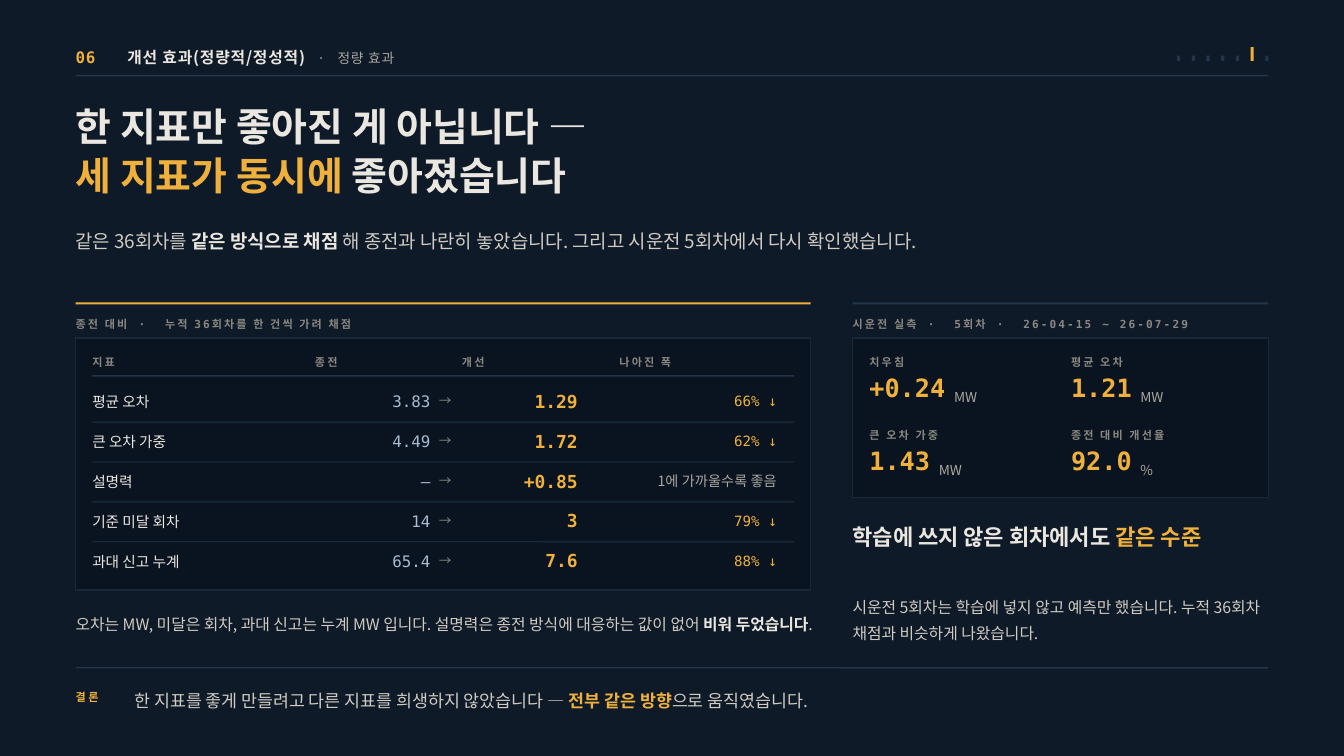
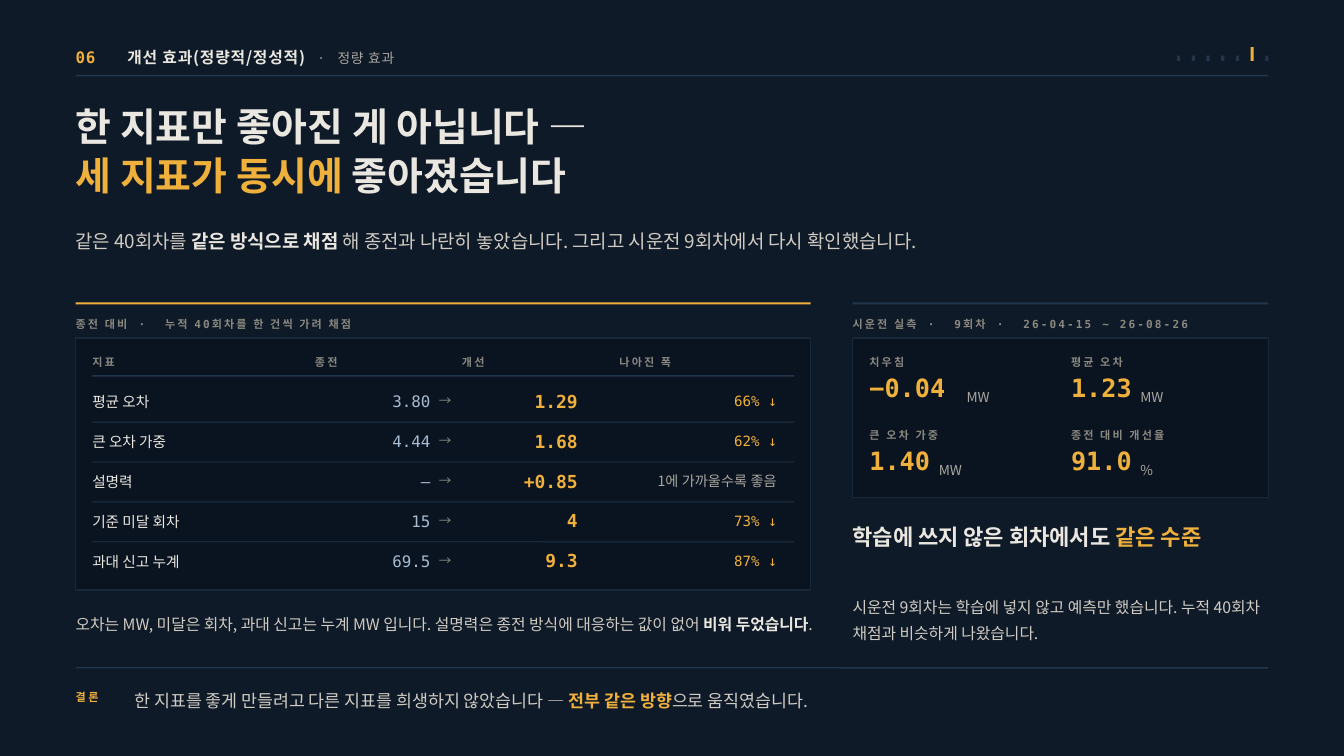
Before and after one commit to jooh-ai/Narae-AI, a slide deck: slide 14 of docs/ppt/위례_공급가능용량_최종발표.pptx. Drawn at 1344x756 pixels with LibreOffice and Linux fonts; fonts in the diff are those of the drawing. Boxes give left, top, right and bottom in pixels: in the first picture for what was removed or moved away, otherwise in the second. Text is boxed around its words. In the diff, an @@ line names an element or a change of style, - is before the commit and + after.

```diff
--- a/docs/ppt/위례_공급가능용량_최종발표.pptx
+++ b/docs/ppt/위례_공급가능용량_최종발표.pptx
@@ text at (76, 232, 916, 250): text changed @@
-같은 36회차를 같은 방식으로 채점 해 종전과 나란히 놓았습니다. 그리고 시운전 5회차에서 다시 확인했습니다.
+같은 40회차를 같은 방식으로 채점 해 종전과 나란히 놓았습니다. 그리고 시운전 9회차에서 다시 확인했습니다.
@@ text at (76, 319, 351, 329): text changed @@
-종전 대비 · 누적 36회차를 한 건씩 가려 채점
+종전 대비 · 누적 40회차를 한 건씩 가려 채점
@@ text at (853, 319, 1188, 329): text changed @@
-시운전 실측 · 5회차 · 26-04-15 ~ 26-07-29
+시운전 실측 · 9회차 · 26-04-15 ~ 26-08-26
@@ text at (869, 378, 945, 398): text changed @@
-+0.24
+−0.04
@@ text "MW": place and size @@
-text "MW" at (954, 392, 977, 402)
+text "MW" at (967, 392, 990, 402)
@@ text at (1071, 378, 1132, 398): text changed @@
-1.21
+1.23
@@ text at (392, 395, 430, 407): text changed @@
-3.83
+3.80
@@ text at (392, 435, 430, 447): text changed @@
-4.49
+4.44
@@ text at (535, 434, 578, 449): text changed @@
-1.72
+1.68
@@ text at (869, 451, 930, 471): text changed @@
-1.43
+1.40
@@ text at (1071, 451, 1132, 471): text changed @@
-92.0
+91.0
@@ text at (411, 515, 430, 527): text changed @@
-14
+15
@@ text at (567, 514, 578, 527): text changed @@
-3
+4
@@ text at (734, 515, 760, 526): text changed @@
-79% ↓
+73% ↓
@@ text at (392, 555, 430, 567): text changed @@
-65.4
+69.5
@@ text at (545, 553, 577, 568): text changed @@
-7.6
+9.3
@@ text at (734, 555, 760, 566): text changed @@
-88% ↓
+87% ↓
@@ text at (853, 600, 1261, 641): text changed @@
-시운전 5회차는 학습에 넣지 않고 예측만 했습니다. 누적 36회차 채점과 비슷하게 나왔습니다.
+시운전 9회차는 학습에 넣지 않고 예측만 했습니다. 누적 40회차 채점과 비슷하게 나왔습니다.
```
Also in this commit, not shown: 9 other slides changed, 8 other files.
